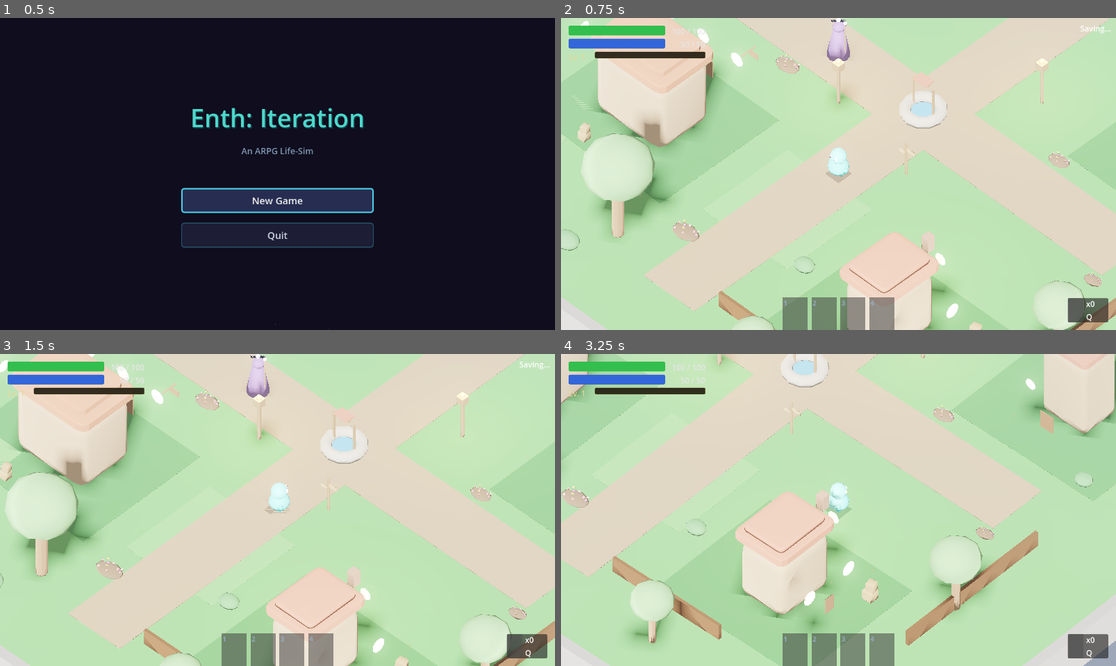
Above: before the commit, frames 1-4 (two rows, left to right).
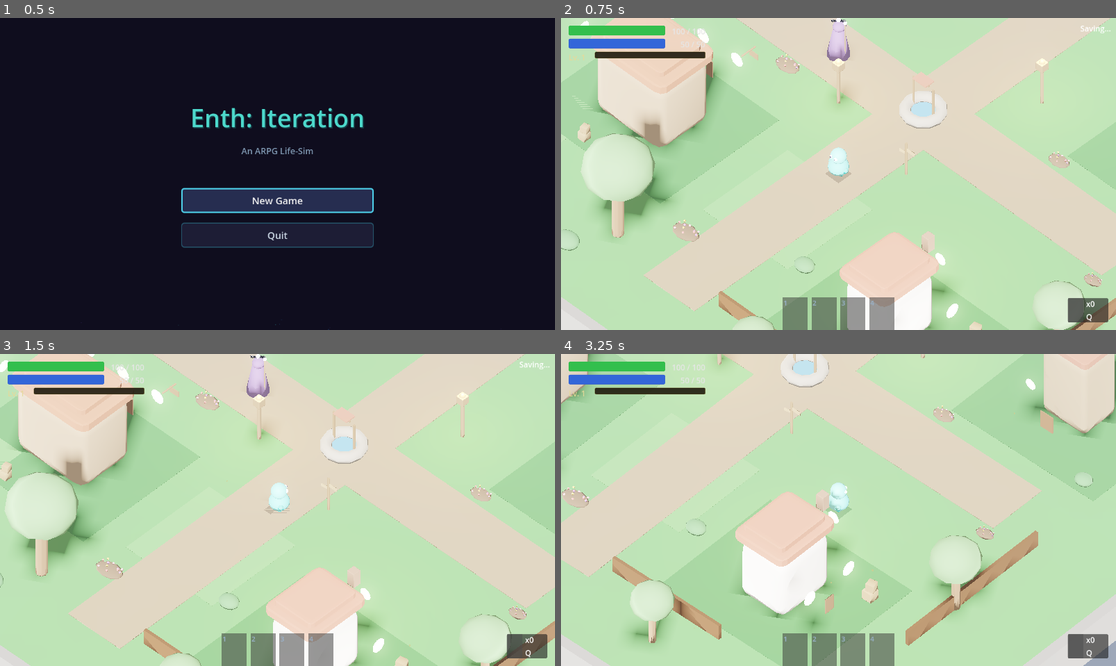
Above: after the commit, the same moments.

Repository: hwashburn1011/enth-iteration
Game: Godot game, scene res://scenes/main/MainMenu.tscn
Two runs of this game, one before a commit and one after it. Both use one fixed random seed, a clock stepped at 60 frames per second and the inputs below.
Inputs (mouse positions are in pixels of both pictures, inside the frame that each line leads up to):
- Up to frame 1 (0.5 s): no input
- Up to frame 2 (0.75 s): click "New Game" at 0.5 s
- Up to frame 3 (1.5 s): tap Enter at 1.25 s; move the mouse to (399, 494) at 1.27 s; hold D (move_right) from 1.28 s (still down); tap 1 (ability_1) at 1.35 s; click (399, 494) at 1.42 s
- Up to frame 4 (3.25 s): move the mouse to (727, 525) at 2.02 s; release D (move_right) at 2.03 s; hold S (move_back) 2.03-2.78 s; tap 2 (ability_2) at 2.1 s; move the mouse to (894, 441) at 2.77 s; hold D (move_right) from 2.78 s (still down); tap 3 (ability_3) at 2.85 s

Frame 1 is identical in both runs. In frame 2, 1.1% of the frame differs, in the area x 51-67%, y 77-100%; in frame 3, 0.9%; in frame 4, 2.4%, in the area x 32-48%, y 52-84%.

Commit message:
visual+feel: attack arc, enhanced dungeon atmosphere, improved cottage
Attack arc: glowing torus ring sweep appears during attacks — cyan for
data pulse, blue for energy burst. Expands and fades quickly. Makes
attacks visible and satisfying.

Dungeon atmosphere: increased glow bloom (0.3→0.5) and added volumetric
fog + SSAO. Edge strips and LED indicators now pop with glow. Rooms
feel more atmospheric with depth fog and ambient occlusion.

Cottage: rebuilt with noise-driven roughness variation on walls.
Subtle color blending between two brown tones gives more realistic
surface appearance.

Co-Authored-By: Claude Opus 4.6 (1M context) <noreply@anthropic.com>

Diff:
--- a/scenes/dungeon/dungeon.gd
+++ b/scenes/dungeon/dungeon.gd
@@ -100,10 +100,21 @@
 	# Tonemap for better contrast
 	env.tonemap_mode = 2  # Filmic
 	env.tonemap_white = 6.0
-	# Glow for emission effects
+	# Glow for emission effects — stronger to make edge strips and LEDs pop
 	env.glow_enabled = true
-	env.glow_intensity = 0.3
-	env.glow_bloom = 0.1
+	env.glow_intensity = 0.5
+	env.glow_bloom = 0.2
+	env.glow_blend_mode = 0  # Additive
+	# SSAO for depth in enclosed rooms
+	env.ssao_enabled = true
+	env.ssao_radius = 0.8
+	env.ssao_intensity = 0.6
+	# Volumetric fog for atmospheric depth
+	env.volumetric_fog_enabled = true
+	env.volumetric_fog_density = 0.02
+	env.volumetric_fog_albedo = Color(0.08, 0.1, 0.16)
+	env.volumetric_fog_emission = Color(0.04, 0.06, 0.1)
+	env.volumetric_fog_emission_energy = 0.3
 
 	var world_env: WorldEnvironment = WorldEnvironment.new()
 	world_env.environment = env
--- a/scripts/state_machines/player/player_attack_state.gd
+++ b/scripts/state_machines/player/player_attack_state.gd
@@ -82,6 +82,7 @@
 				p.hitbox_component.set_meta(&"damage_type", &"data")
 			_set_hitbox_active(p, true)
 			_hitbox_enabled = true
+			_spawn_attack_arc(p)
 	elif _hitbox_enabled:
 		_set_hitbox_active(p, false)
 		_hitbox_enabled = false
@@ -138,3 +139,41 @@
 	if direction.length() < 0.1:
 		return p.facing_direction
 	return direction.normalized()
+
+
+func _spawn_attack_arc(p: CharacterBody3D) -> void:
+	if not p.is_inside_tree():
+		return
+	var arc: MeshInstance3D = MeshInstance3D.new()
+	var torus: TorusMesh = TorusMesh.new()
+	torus.inner_radius = 0.6
+	torus.outer_radius = 0.9
+	torus.rings = 8
+	torus.ring_segments = 12
+	arc.mesh = torus
+	arc.position = p.global_position + p.facing_direction * 0.5 + Vector3(0, 0.5, 0)
+	arc.rotation.x = PI / 2.0  # Lay flat
+	arc.rotation.y = atan2(p.facing_direction.x, p.facing_direction.z)
+
+	var mat: StandardMaterial3D = StandardMaterial3D.new()
+	if _is_energy_burst:
+		mat.albedo_color = Color(0.3, 0.5, 1.0, 0.6)
+		mat.emission_enabled = true
+		mat.emission = Color(0.25, 0.45, 0.9)
+		mat.emission_energy_multiplier = 2.0
+		arc.scale = Vector3(1.5, 1.5, 0.3)
+	else:
+		mat.albedo_color = Color(0.2, 0.8, 0.8, 0.5)
+		mat.emission_enabled = true
+		mat.emission = Color(0.15, 0.6, 0.6)
+		mat.emission_energy_multiplier = 1.5
+		arc.scale = Vector3(1.0, 1.0, 0.2)
+	mat.transparency = BaseMaterial3D.TRANSPARENCY_ALPHA
+	mat.shading_mode = BaseMaterial3D.SHADING_MODE_UNSHADED
+	arc.material_override = mat
+
+	p.get_tree().current_scene.add_child(arc)
+	var tween: Tween = arc.create_tween()
+	tween.tween_property(arc, "scale", arc.scale * 1.5, 0.15)
+	tween.parallel().tween_property(mat, "albedo_color:a", 0.0, 0.2)
+	tween.tween_callback(arc.queue_free)
Binary file changed: assets/models/buildings/cottage_01.glb
